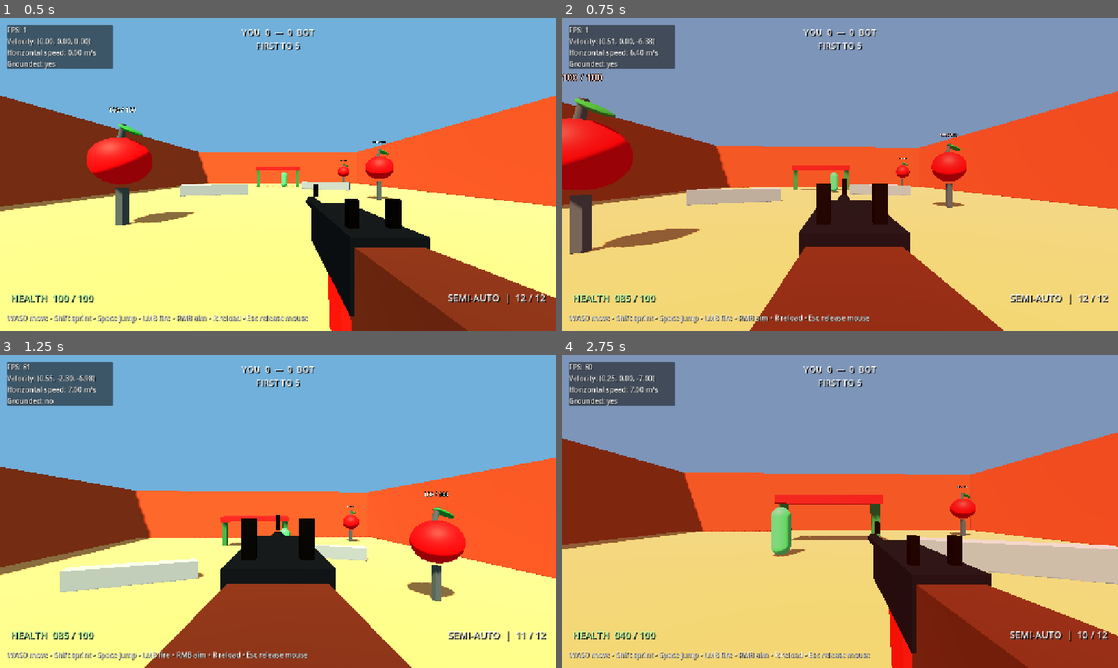
Above: before the commit, frames 1-4 (two rows, left to right).
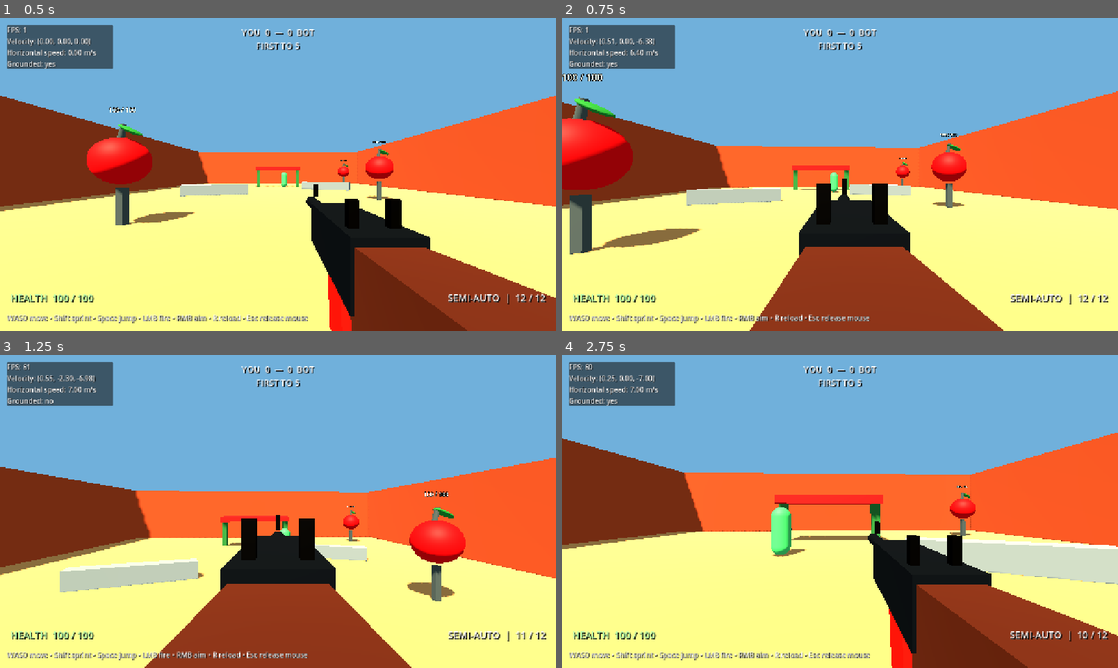
Above: after the commit, the same moments.

Repository: hjo3-cse40/apple-legends-
Game: Godot game, scene res://scenes/main/main.tscn
Two runs of this game, one before a commit and one after it. Both use one fixed random seed, a clock stepped at 60 frames per second and the inputs below.
Inputs (mouse positions are in pixels of both pictures, inside the frame that each line leads up to):
- Up to frame 1 (0.5 s): no input
- Up to frame 2 (0.75 s): tap Enter (ui_accept) at 0.5 s; move the mouse to (867, 174) at 0.52 s; hold W (move_forward) from 0.53 s (still down); hold Right mouse button (aim) from 0.53 s (still down)
- Up to frame 3 (1.25 s): keep holding W (move_forward); keep holding Right mouse button (aim); tap Space (jump) at 0.77 s; click (305, 511) at 0.8 s
- Up to frame 4 (2.75 s): keep holding W (move_forward); move the mouse to (812, 511) at 1.27 s; release Right mouse button (aim) at 1.28 s; click (812, 511) at 1.35 s; tap Space (jump) at 1.52 s; tap Enter (ui_accept) at 1.55 s; move the mouse to (851, 505) at 2.02 s; hold Enter (ui_accept) from 2.03 s (still down); right-click (851, 505) at 2.3 s

Frame 1 is identical in both runs. In frame 2, 66% of the frame differs, in the area x 0-100%, y 0-100%; in frame 3, less than 0.1%; in frame 4, 65%.

Commit message:
Make bot combat fair and readable

Diff:
--- a/scenes/bots/duel_bot.gd
+++ b/scenes/bots/duel_bot.gd
@@ -14,11 +14,15 @@
 @export_range(1.0, 1000.0, 1.0) var maximum_health: float = 100.0
 
 @export_category("Combat")
-@export_range(1.0, 500.0, 1.0) var damage_per_shot: float = 15.0
-@export_range(0.05, 5.0, 0.01) var fire_interval: float = 0.7
+@export_range(1.0, 500.0, 1.0) var damage_per_shot: float = 10.0
+@export_range(0.05, 5.0, 0.01) var fire_interval: float = 1.1
 @export_range(1.0, 200.0, 1.0) var attack_range: float = 24.0
 @export_range(1.0, 300.0, 1.0) var detection_range: float = 40.0
 @export_range(0.1, 3.0, 0.1) var eye_height: float = 1.45
+@export_range(0.0, 3.0, 0.05) var reaction_delay: float = 0.75
+@export_range(0.0, 2.0, 0.05) var aim_duration: float = 0.45
+@export_range(0.0, 1.0, 0.05) var hit_chance: float = 0.55
+@export_range(0.01, 0.25, 0.01) var muzzle_flash_duration: float = 0.06
 @export_flags_3d_physics var line_of_sight_collision_mask: int = 1
 
 @export_category("Movement")
@@ -38,14 +42,19 @@
 @onready var _collision_shape: CollisionShape3D = $CollisionShape3D
 @onready var _visuals: Node3D = $Visuals
 @onready var _body_mesh: MeshInstance3D = $Visuals/Body
+@onready var _muzzle_flash: Node3D = $Visuals/MuzzleFlash
 
 var _target: Node3D
 var _fire_cooldown: float = 0.0
 var _strafe_timer: float = 0.0
 var _strafe_direction: float = 1.0
 var _damage_flash_remaining: float = 0.0
+var _muzzle_flash_remaining: float = 0.0
+var _visible_target_time: float = 0.0
+var _aim_time: float = 0.0
 var _spawn_transform: Transform3D
 var _normal_material: Material
+var _random := RandomNumberGenerator.new()
 
 
 func _ready() -> void:
@@ -54,7 +63,9 @@
 	is_alive = true
 	_spawn_transform = global_transform
 	_normal_material = _body_mesh.material_override
+	_random.randomize()
 	_visuals.visible = true
+	_muzzle_flash.visible = false
 	_collision_shape.disabled = false
 	health_changed.emit(current_health, maximum_health)
 
@@ -65,12 +76,14 @@
 
 	_fire_cooldown = maxf(0.0, _fire_cooldown - delta)
 	_damage_flash_remaining = maxf(0.0, _damage_flash_remaining - delta)
+	_muzzle_flash_remaining = maxf(0.0, _muzzle_flash_remaining - delta)
+	_muzzle_flash.visible = _muzzle_flash_remaining > 0.0
 	if _damage_flash_remaining <= 0.0:
 		_body_mesh.material_override = _normal_material
 
 	_refresh_target()
 	_update_movement(delta)
-	_try_fire()
+	_update_combat(delta)
 
 
 func apply_damage(amount: float) -> bool:
@@ -94,7 +107,11 @@
 	is_alive = true
 	_fire_cooldown = 0.0
 	_damage_flash_remaining = 0.0
+	_muzzle_flash_remaining = 0.0
+	_visible_target_time = 0.0
+	_aim_time = 0.0
 	_visuals.visible = true
+	_muzzle_flash.visible = false
 	_body_mesh.material_override = _normal_material
 	_collision_shape.set_deferred(&"disabled", false)
 	health_changed.emit(current_health, maximum_health)
@@ -146,16 +163,26 @@
 	move_and_slide()
 
 
-func _try_fire() -> void:
-	if _fire_cooldown > 0.0 or not _has_valid_target():
-		return
-	if global_position.distance_to(_target.global_position) > attack_range:
-		return
-	if not _has_line_of_sight():
+func _update_combat(delta: float) -> void:
+	if not _has_valid_target() or global_position.distance_to(_target.global_position) > attack_range or not _has_line_of_sight():
+		_visible_target_time = 0.0
+		_aim_time = 0.0
+		return
+
+	_visible_target_time += delta
+	if _visible_target_time < reaction_delay or _fire_cooldown > 0.0:
+		return
+	_aim_time += delta
+	if _aim_time < aim_duration:
 		return
 
 	_fire_cooldown = fire_interval
+	_aim_time = 0.0
+	_muzzle_flash_remaining = muzzle_flash_duration
+	_muzzle_flash.visible = true
 	shot_fired.emit(_target)
+	if _random.randf() > hit_chance:
+		return
 	if not _target.has_method(&"apply_damage"):
 		return
 	var accepted: Variant = _target.call(&"apply_damage", damage_per_shot)
@@ -164,7 +191,12 @@
 
 
 func _has_valid_target() -> bool:
-	return is_instance_valid(_target) and _target.is_inside_tree() and _target.has_method(&"apply_damage") and global_position.distance_to(_target.global_position) <= detection_range
+	if not is_instance_valid(_target) or not _target.is_inside_tree() or not _target.has_method(&"apply_damage"):
+		return false
+	var target_alive: Variant = _target.get(&"is_alive")
+	if target_alive is bool and not bool(target_alive):
+		return false
+	return global_position.distance_to(_target.global_position) <= detection_range
 
 
 func _has_line_of_sight() -> bool:
@@ -195,5 +227,8 @@
 	is_alive = false
 	velocity = Vector3.ZERO
 	_visuals.visible = false
+	_muzzle_flash.visible = false
+	_visible_target_time = 0.0
+	_aim_time = 0.0
 	_collision_shape.set_deferred(&"disabled", true)
 	died.emit()
--- a/scenes/bots/duel_bot.tscn
+++ b/scenes/bots/duel_bot.tscn
@@ -33,6 +33,20 @@
 height = 0.78
 radial_segments = 10
 
+[sub_resource type="StandardMaterial3D" id="Material_flash"]
+shading_mode = 0
+albedo_color = Color(1, 0.48, 0.08, 1)
+emission_enabled = true
+emission = Color(1, 0.24, 0.03, 1)
+emission_energy_multiplier = 4.0
+
+[sub_resource type="SphereMesh" id="Mesh_flash"]
+material = SubResource("Material_flash")
+radius = 0.09
+height = 0.18
+radial_segments = 8
+rings = 4
+
 [node name="DuelBot" type="CharacterBody3D" groups=["damageable", "bot"]]
 script = ExtResource("1_bot")
 floor_max_angle = 0.785398
@@ -57,3 +71,17 @@
 position = Vector3(0.36, 1.03, -0.28)
 rotation_degrees = Vector3(90, 0, 0)
 mesh = SubResource("Mesh_rifle")
+
+[node name="MuzzleFlash" type="Node3D" parent="Visuals"]
+visible = false
+position = Vector3(0.36, 1.03, -0.72)
+
+[node name="FlashMesh" type="MeshInstance3D" parent="Visuals/MuzzleFlash"]
+mesh = SubResource("Mesh_flash")
+cast_shadow = 0
+
+[node name="FlashLight" type="OmniLight3D" parent="Visuals/MuzzleFlash"]
+light_color = Color(1, 0.45, 0.12, 1)
+light_energy = 2.0
+omni_range = 2.5
+shadow_enabled = false
--- a/scenes/duel/duel_manager.gd
+++ b/scenes/duel/duel_manager.gd
@@ -5,7 +5,7 @@
 signal match_finished(player_won: bool)
 
 @export_range(1, 20, 1) var target_score: int = 5
-@export_range(0.1, 10.0, 0.1) var respawn_delay: float = 1.5
+@export_range(0.1, 10.0, 0.1) var respawn_delay: float = 0.8
 
 @onready var player: FirstPersonPlayer = %Player
 @onready var bot: Node3D = %DuelBot
@@ -47,6 +47,7 @@
 	match_over = false
 	_respawn_player()
 	_respawn_bot()
+	hud.hide_transient_message()
 	_publish_state()
 
 
@@ -59,6 +60,8 @@
 	else:
 		player_respawn_timer.start()
 	_publish_state()
+	if not match_over:
+		hud.show_respawn_message(respawn_delay)
 
 
 func _on_bot_died() -> void:
@@ -83,6 +86,7 @@
 	if match_over:
 		return
 	player.respawn_at(_spawn_transform(_player_spawns, player_score + bot_score))
+	hud.hide_transient_message()
 
 
 func _respawn_bot() -> void:
--- a/scenes/ui/debug_hud.gd
+++ b/scenes/ui/debug_hud.gd
@@ -60,7 +60,7 @@
 
 
 func _on_player_damaged(_amount: float) -> void:
-	_damage_flash_time_left = 0.16
+	_damage_flash_time_left = 0.07
 
 
 func set_duel_state(player_score: int, bot_score: int, target_score: int, match_over: bool) -> void:
@@ -68,3 +68,12 @@
 	match_message.visible = match_over
 	if match_over:
 		match_message.text = ("VICTORY" if player_score > bot_score else "DEFEAT") + "\nPress Enter or Space to restart"
+
+
+func show_respawn_message(seconds: float) -> void:
+	match_message.visible = true
+	match_message.text = "ELIMINATED\nRespawning in %.1f seconds" % seconds
+
+
+func hide_transient_message() -> void:
+	match_message.visible = false
--- a/scenes/ui/debug_hud.tscn
+++ b/scenes/ui/debug_hud.tscn
@@ -13,7 +13,7 @@
 anchor_bottom = 1.0
 grow_horizontal = 2
 grow_vertical = 2
-color = Color(0.72, 0.02, 0.01, 0.16)
+color = Color(0.72, 0.02, 0.01, 0.07)
 mouse_filter = 2
 
 [node name="ReadoutPanel" type="PanelContainer" parent="."]
--- a/tests/bot_smoke.gd
+++ b/tests/bot_smoke.gd
@@ -3,6 +3,7 @@
 
 class PlayerProbe extends CharacterBody3D:
 	var received_damage: float = 0.0
+	var is_alive: bool = true
 
 	func apply_damage(amount: float) -> bool:
 		if not is_finite(amount) or amount <= 0.0:
@@ -37,6 +38,9 @@
 	player.position = Vector3(0.0, 0.0, -6.0)
 	player.add_to_group(&"player")
 	bot.fire_interval = 0.05
+	bot.reaction_delay = 0.08
+	bot.aim_duration = 0.06
+	bot.hit_chance = 1.0
 	bot.damage_per_shot = 20.0
 	bot.attack_range = 10.0
 	bot.detection_range = 10.0
@@ -62,6 +66,8 @@
 
 	bot.global_position = Vector3.ZERO
 	bot.set_target(player)
+	await create_timer(0.06).timeout
+	_check(player.received_damage == 0.0, "bot should not deal damage before its reaction and aim delays")
 	await create_timer(0.16).timeout
 	_check(player.received_damage >= bot.damage_per_shot, "bot should damage a visible target in range")
 	bot.movement_enabled = true
--- a/tests/duel_smoke.gd
+++ b/tests/duel_smoke.gd
@@ -32,9 +32,11 @@
 	await process_frame
 	_check(not player.is_alive, "lethal damage should kill the player")
 	_check(manager.bot_score == 1, "player death should award the bot one point")
+	_check(hud.match_message.visible and "ELIMINATED" in hud.match_message.text, "player death should explain the temporary input lockout")
 	await create_timer(0.1).timeout
 	_check(player.is_alive and is_equal_approx(player.current_health, player.maximum_health), "player should respawn at full health")
 	_check(player.weapon.ammo_in_magazine == player.weapon.magazine_size, "player respawn should refill the rifle")
+	_check(not hud.match_message.visible, "respawn should clear the elimination message")
 
 	_check(bot.apply_damage(bot.maximum_health), "bot should accept lethal damage")
 	await process_frame
Not shown: 1 places in scenes/bots/duel_bot.tscn that only renumber resources
Not shown, changed: README.md
Not shown, changed: docs/milestones.md
